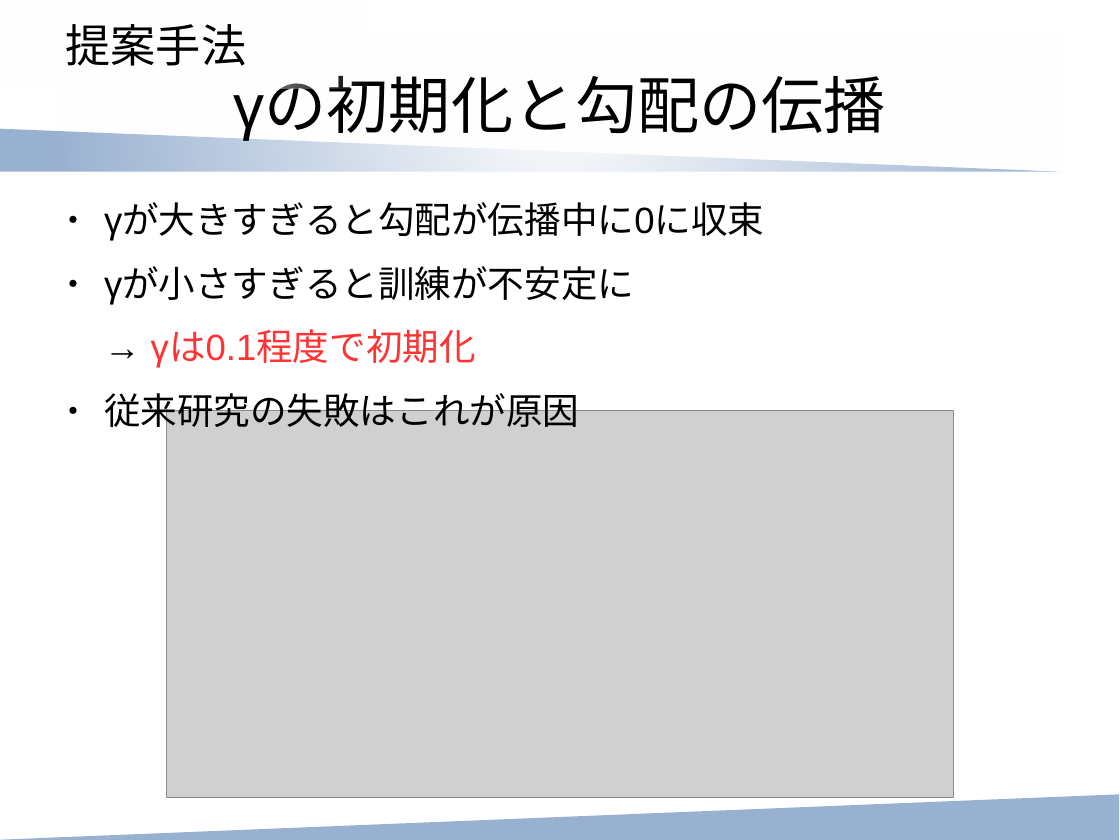
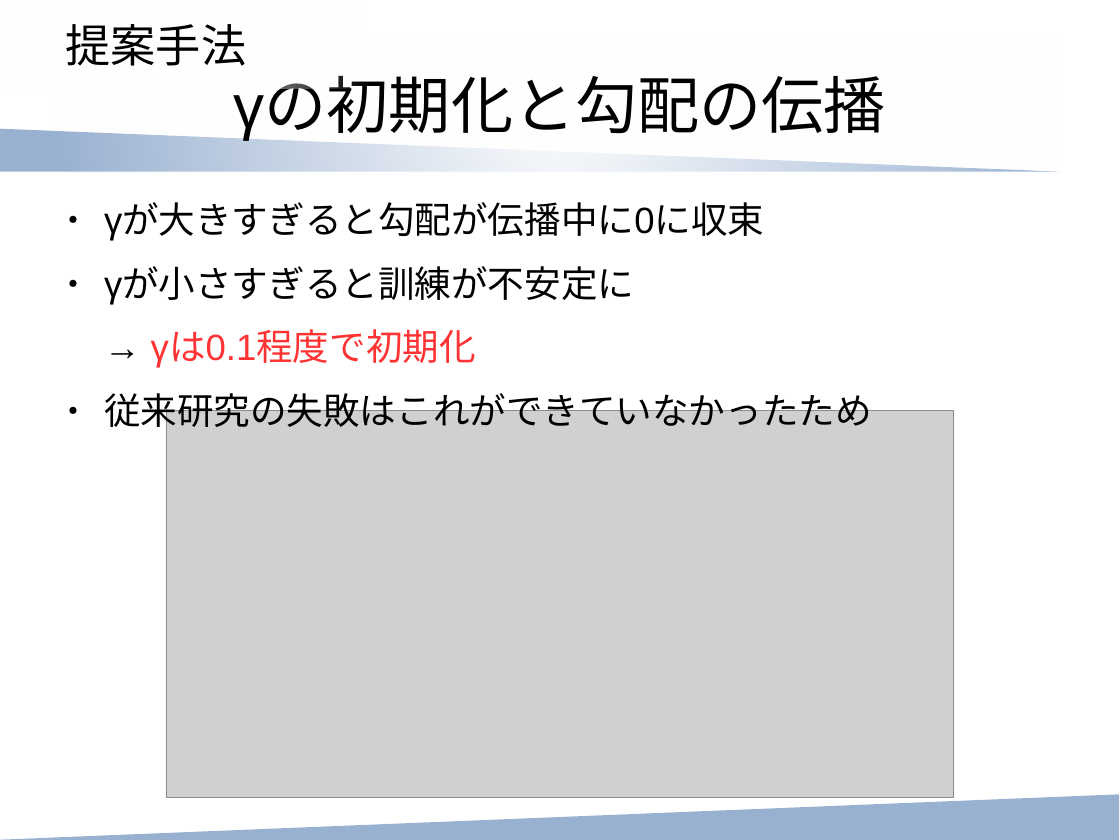
Before and after one commit to ytoyama/paper_reading, a slide deck: slide 10 of recurrent_batch_normalization/main.odp (slide 9 before the commit). Drawn at 1120x840 pixels with LibreOffice and Linux fonts; fonts in the diff are those of the drawing; grey boxes stand for pictures. Boxes give left, top, right and bottom in pixels: in the first picture for what was removed or moved away, otherwise in the second. Text is boxed around its words. In the diff, an @@ line names an element or a change of style, - is before the commit and + after.

```diff
--- a/recurrent_batch_normalization/main.odp
+++ b/recurrent_batch_normalization/main.odp
@@ text at [104,387,872,434]: text changed @@
-● 従来研究の失敗はこれが原因
+● 従来研究の失敗はこれができていなかったため
```
Also in this commit, not shown: 6 other slides changed, 4 slides added, 1 slide removed, 1 other file.
